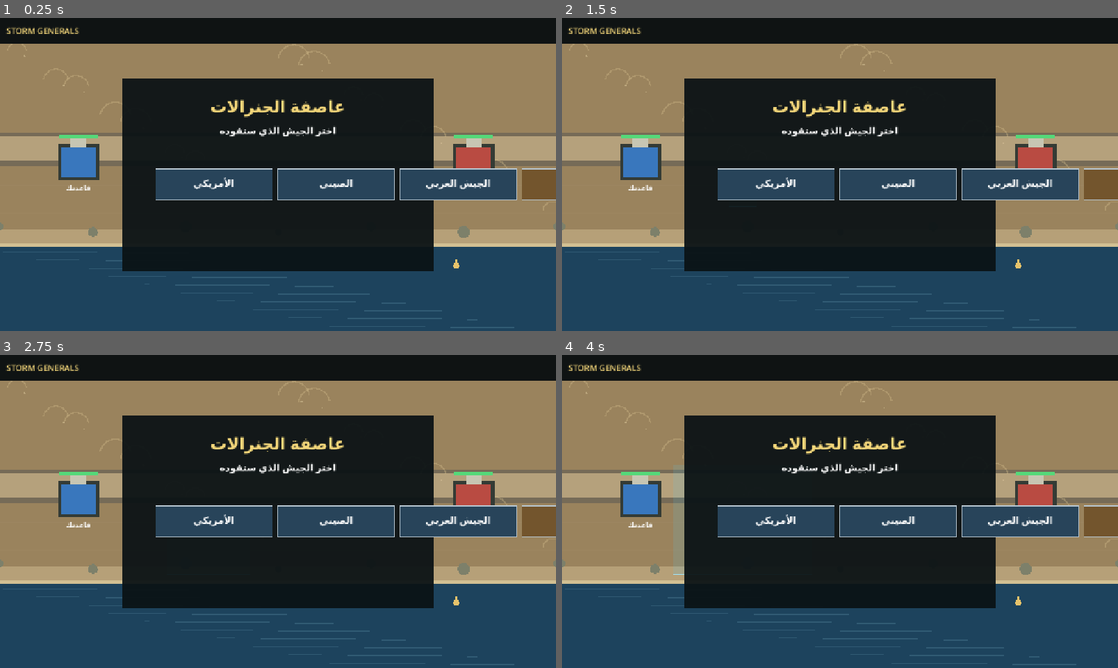
Above: before the commit, frames 1-4 (two rows, left to right).
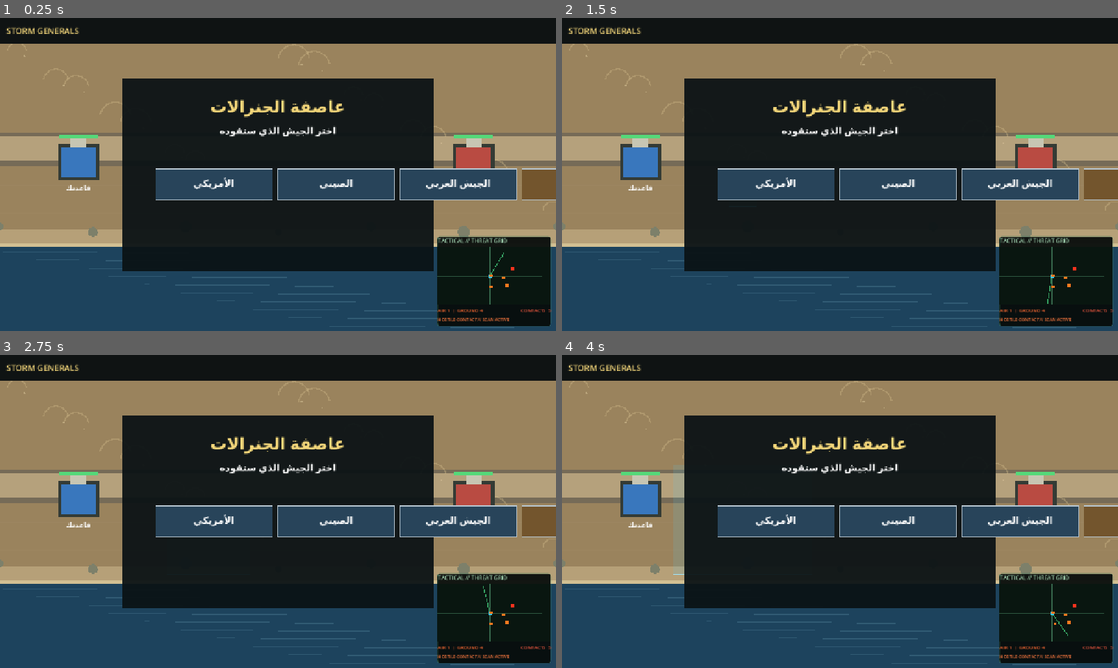
Above: after the commit, the same moments.

Repository: Jamalalbaroty/storm-generals-mobil
Game: Godot game, scene res://main.tscn
The game is run twice, just before and just after one commit, with the same random seed, the same clock (stepped at 60 frames per second) and the same inputs.
Inputs (mouse positions are in pixels of both pictures, inside the frame that each line leads up to):
- Up to frame 1 (0.25 s): no input
- Up to frame 2 (1.5 s): tap Enter at 0.5 s; move the mouse to (962, 158) at 0.52 s; click (962, 158) at 0.67 s; tap Space at 1.25 s; drag from (728, 190) to (812, 237) at 1.27 s
- Up to frame 3 (2.75 s): tap Enter at 2 s; move the mouse to (333, 442) at 2.02 s; click (333, 442) at 2.17 s
- Up to frame 4 (4 s): tap Space at 2.75 s; drag from (812, 574) to (673, 464) at 2.77 s; tap Enter at 3.5 s; move the mouse to (1006, 558) at 3.52 s; click (1006, 558) at 3.67 s

The runs differ from the first frame. In frame 1, 5.9% of the frame differs, in the area x 78-100%, y 69-99%; in frame 2, 5.9%; in frame 3, 5.9%; in frame 4, 5.9%.

Commit message:
feat: synchronize live match state with 3D battlefield bridge

Diff:
--- a/main.gd
+++ b/main.gd
@@ -95,8 +95,36 @@
 func _ready() -> void:
 	randomize()
 	_setup_battle_audio()
+	_setup_3d_gameplay_bridge()
 	get_viewport().size_changed.connect(queue_redraw)
 	queue_redraw()
+
+
+const BATTLEFIELD_3D_SCENE: PackedScene = preload("res://prototype_3d/battlefield_3d.tscn")
+var battlefield_3d: Node3D
+var battlefield_sync_timer := 0.0
+const BATTLEFIELD_SYNC_INTERVAL := 0.12
+
+
+func _setup_3d_gameplay_bridge() -> void:
+	# Keep the current 2D renderer active while maintaining a live 3D counterpart.
+	battlefield_3d = BATTLEFIELD_3D_SCENE.instantiate() as Node3D
+	if battlefield_3d == null:
+		push_warning("3D battlefield bridge could not instantiate")
+		return
+	battlefield_3d.name = "Gameplay3DBridge"
+	battlefield_3d.visible = false
+	add_child(battlefield_3d)
+
+
+func _sync_3d_gameplay_bridge() -> void:
+	if not is_instance_valid(battlefield_3d) or not game_started:
+		return
+	var map_rect := Rect2(Vector2.ZERO, get_viewport_rect().size)
+	battlefield_3d.call("sync_game_units", units, map_rect)
+	var enemy_faction_id := _enemy_faction()
+	battlefield_3d.call("sync_game_buildings", buildings, enemy_buildings, map_rect, faction, enemy_faction_id)
+
 
 func _setup_battle_audio() -> void:
 	audio_streams["weapon"] = _build_battle_sound("weapon")
@@ -154,6 +182,10 @@
 			return
 
 func _process(delta: float) -> void:
+	battlefield_sync_timer += delta
+	if battlefield_sync_timer >= BATTLEFIELD_SYNC_INTERVAL:
+		battlefield_sync_timer = fmod(battlefield_sync_timer, BATTLEFIELD_SYNC_INTERVAL)
+		_sync_3d_gameplay_bridge()
 	if paused:
 		return
 	for sound_name in sound_cooldowns.keys():
